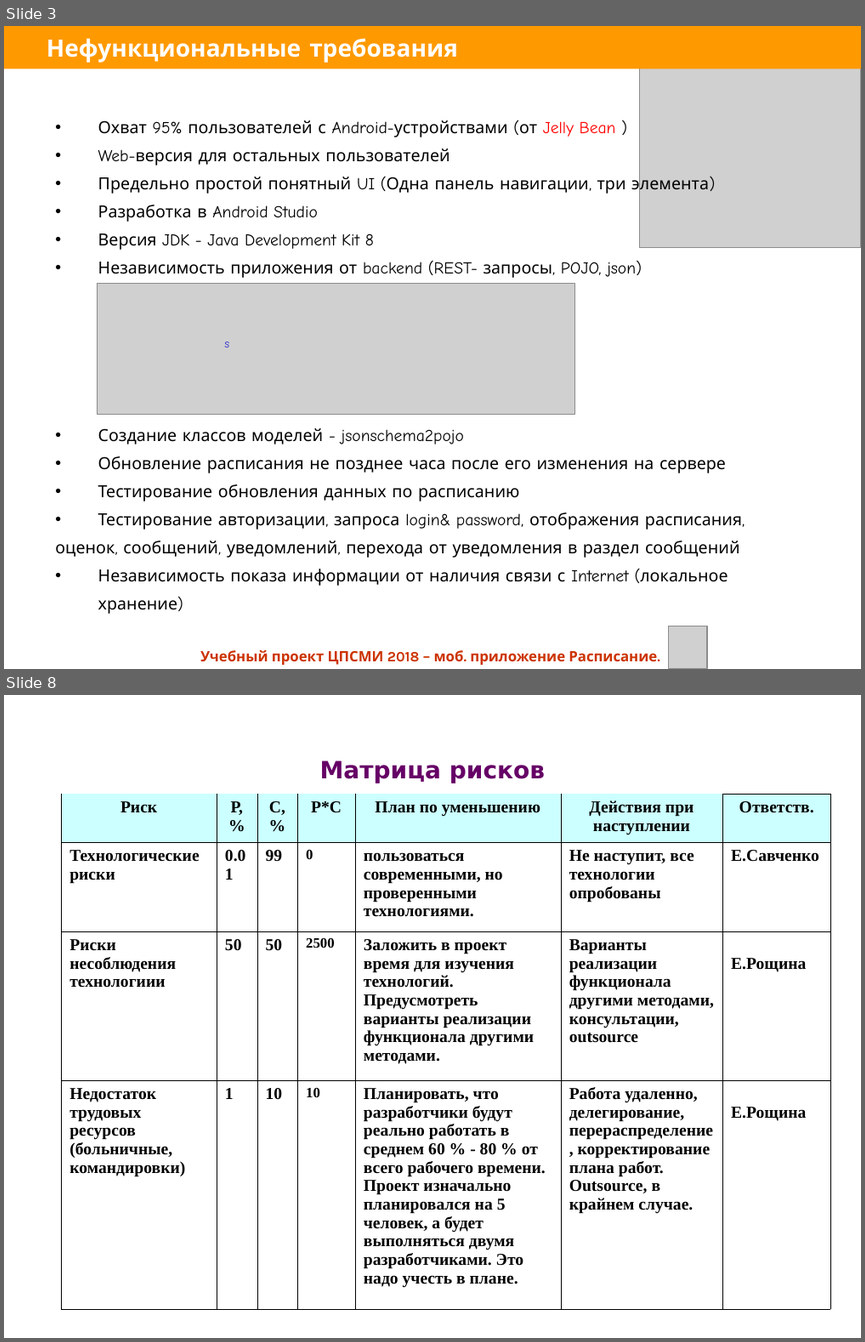
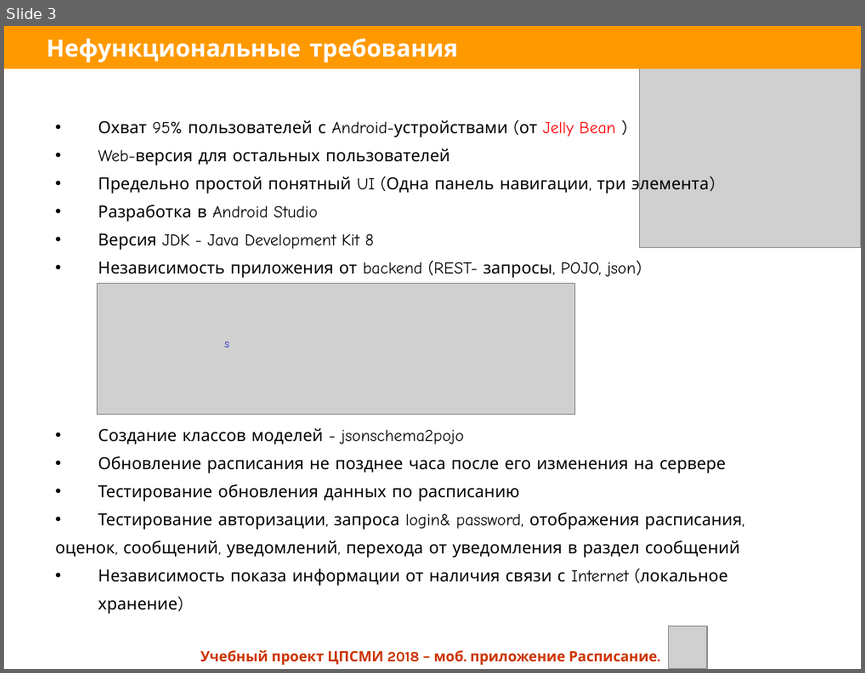
Before and after one commit to elena-roshchina/schedule-cpsmi, a slide deck: Itinerary2.ppt. Shown one above the other, each under a label of ours: slides 3 and 8 before the commit, slide 3 after it; the slides between them are not shown. The pictures are 865x1342 and 865x673 pixels, drawn with LibreOffice and Linux fonts; fonts in the diff are those of the drawing; grey boxes stand for pictures. Boxes give left, top, right and bottom in pixels: in the first picture for what was removed or moved away, otherwise in the second. Text is boxed around its words. In the diff, an @@ line names an element or a change of style, - is before the commit and + after.

```diff
--- a/Itinerary2.ppt
+++ b/Itinerary2.ppt
@@ slide 8 removed at (x1=4, y1=695, x2=861, y2=1338), background #FFFFFF @@
@@ title removed at (x1=320, y1=760, x2=545, y2=783) @@
-Матрица рисков
@@ table removed at (x1=62, y1=794, x2=830, y2=1306), 4 rows, 7 columns @@
-Риск | Р, % | С, % | Р*С | План по уменьшению | Действия при наступлении | Ответств.
-Технологические риски | 0.01 | 99 | 0 | пользоваться современными, но проверенными технологиями. | Не наступит, все технологии опробованы | Е.Савченко
-Риски несоблюдения технологиии | 50 | 50 | 2500 | Заложить в проект время для изучения технологий. Предусмотреть варианты реализации функционала другими методами. | Варианты реализации функционала другими методами, консультации, outsource | Е.Рощина
-Недостаток трудовых ресурсов (больничные, командировки) | 1 | 10 | 10 | Планировать, что разработчики будут реально работать в среднем 60 % - 80 % от всего рабочего времени. Проект изначально планировался на 5 человек, а будет выполняться двумя разработчиками. Это надо учесть в плане. | Работа удаленно, делегирование, перераспределение, корректирование плана работ. Outsource, в крайнем случае. | Е.Рощина
```
Also in this commit, not shown: 3 slides changed, 4 slides added, 4 other slides removed.
